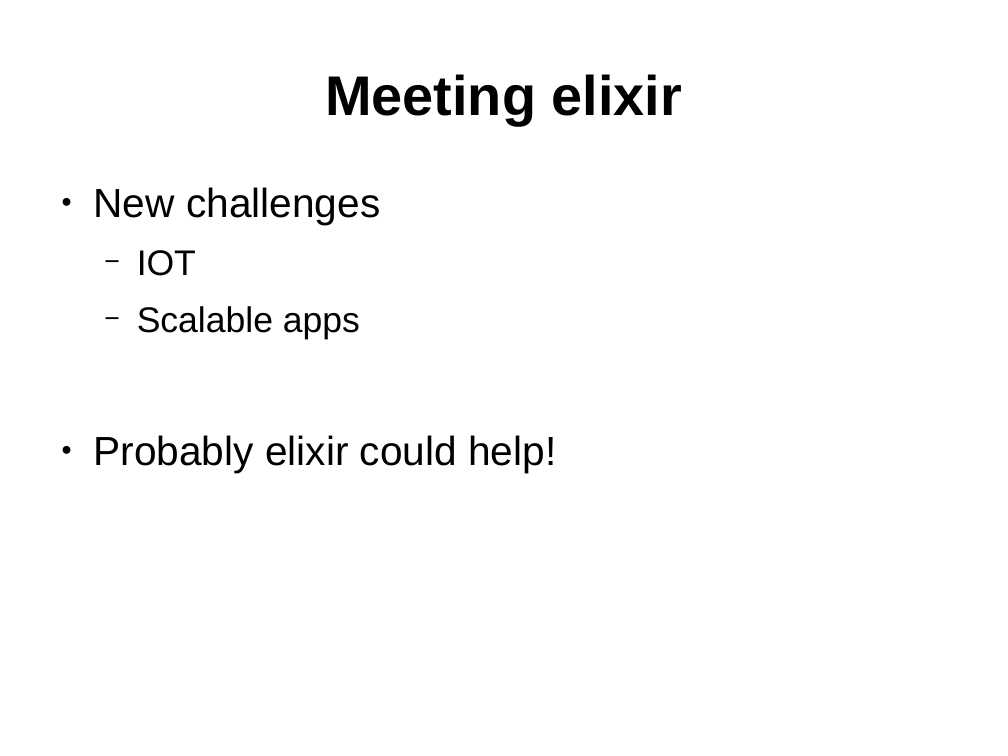
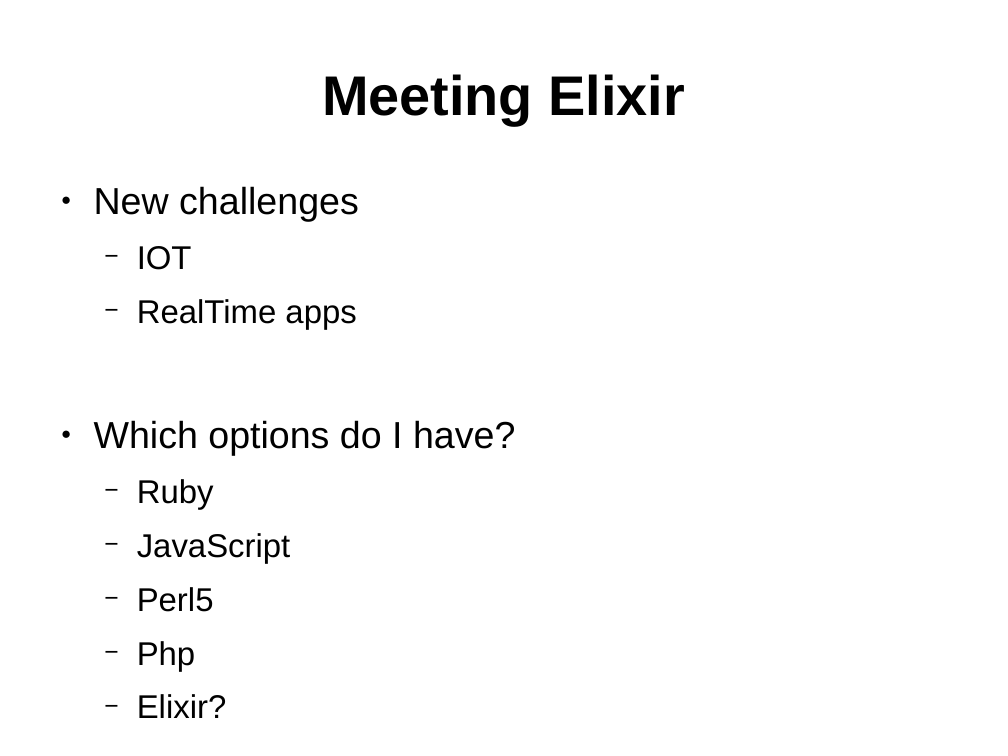
Before and after one commit to ramortegui/talks, a slide deck: slide 4 of porting-perl-package-to-elixir.odp. Drawn at 1008x756 pixels with LibreOffice and Linux fonts; fonts in the diff are those of the drawing. Boxes give left, top, right and bottom in pixels: in the first picture for what was removed or moved away, otherwise in the second. Text is boxed around its words. In the diff, an @@ line names an element or a change of style, - is before the commit and + after.

```diff
--- a/porting-perl-package-to-elixir.odp
+++ b/porting-perl-package-to-elixir.odp
@@ title at [322,74,685,125]: text changed @@
-Meeting elixir
+Meeting Elixir
@@ text at [94,186,359,270]: size 32 to 29.6 pt in "New challenges"; size 28 to 25.9 pt in "IOT" @@
@@ text at [94,299,515,718]: text changed; size 32 to 25.9 pt @@
-  − Scalable apps
-● Probably elixir could help!
+  − RealTime apps
+● Which options do I have?
+  − Ruby
+  − JavaScript
+  − Perl5
+  − Php
+  − Elixir?
```
Also in this commit, not shown: 10 other slides changed, 1 slide added, 2 slides removed.
